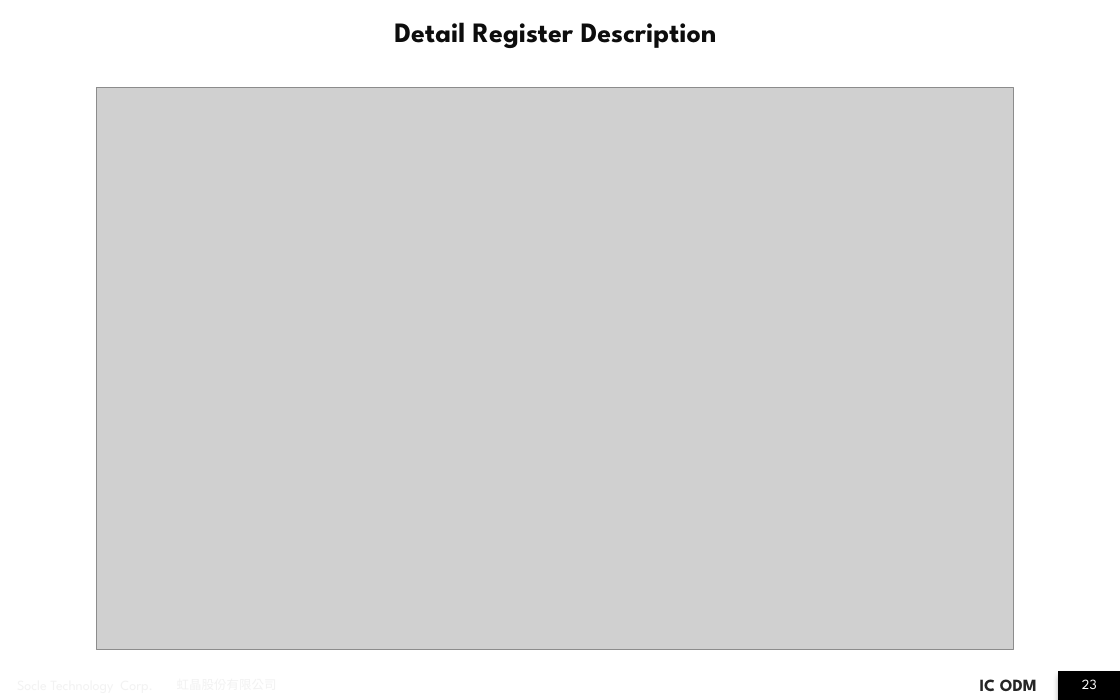
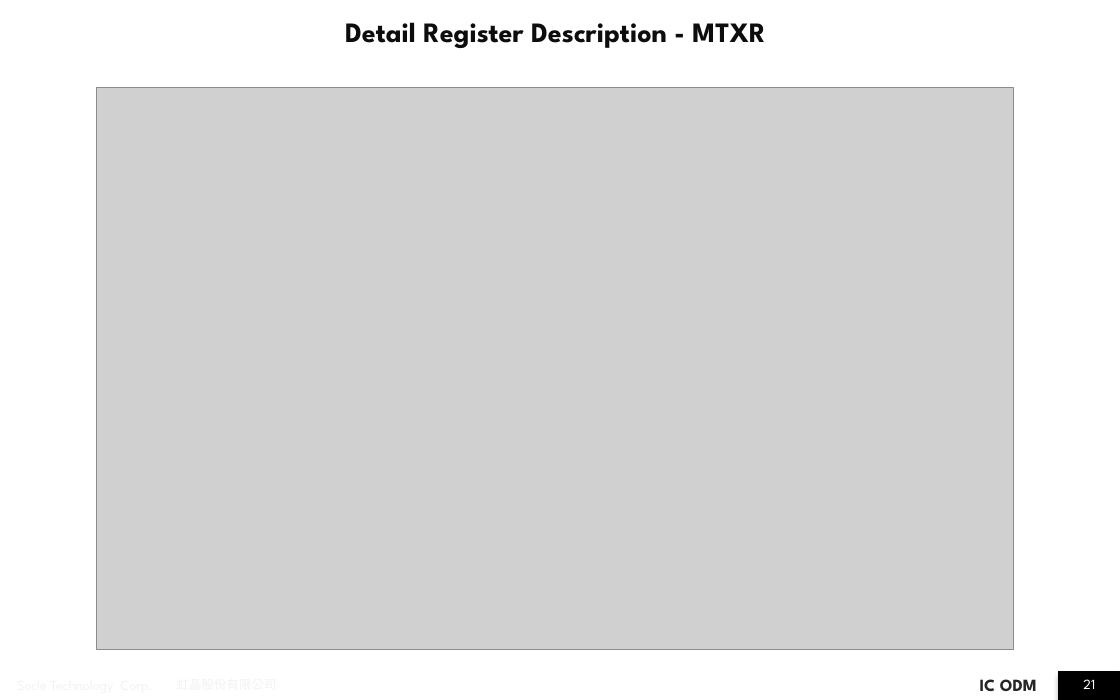
Before and after one commit to JomaskTsai/ppt_linux, a slide deck: slide 21 of i2c_report_ben.pptx (slide 23 before the commit). Drawn at 1120x700 pixels with LibreOffice and Linux fonts; fonts in the diff are those of the drawing; grey boxes stand for pictures; background and template pictures are left out. Boxes give left, top, right and bottom in pixels: in the first picture for what was removed or moved away, otherwise in the second. Text is boxed around its words. In the diff, an @@ line names an element or a change of style, - is before the commit and + after.

```diff
--- a/i2c_report_ben.pptx
+++ b/i2c_report_ben.pptx
@@ title at [345,22,765,48]: text changed @@
-Detail Register Description
+Detail Register Description - MTXR
@@ page number at [1083,679,1095,689]: text changed @@
-23
+21
```
Also in this commit, not shown: 15 other slides changed, 1 slide removed.
